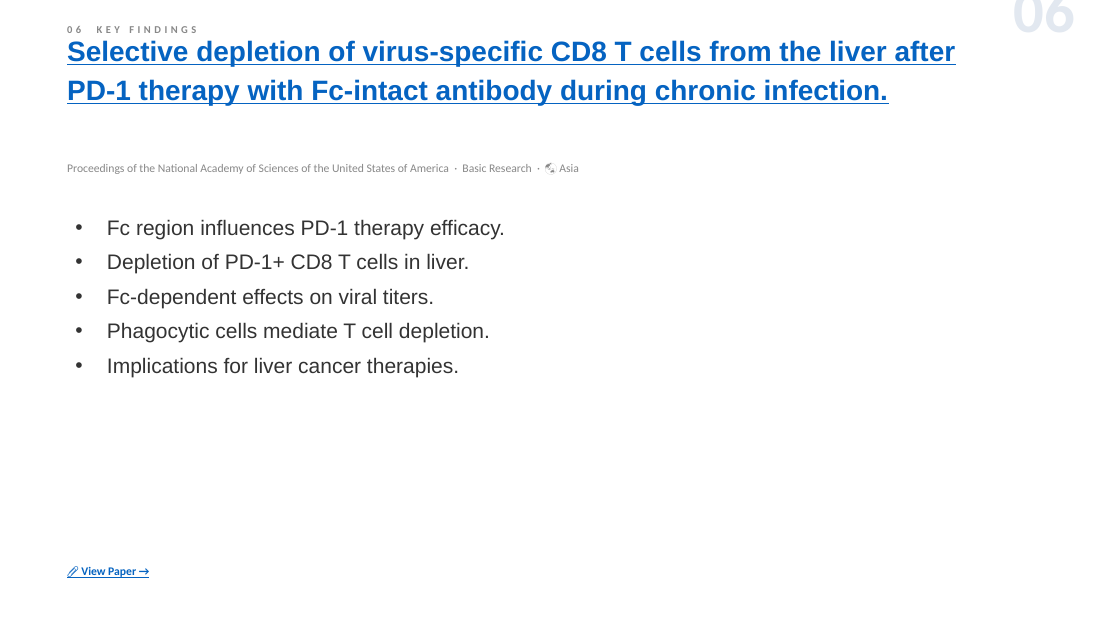
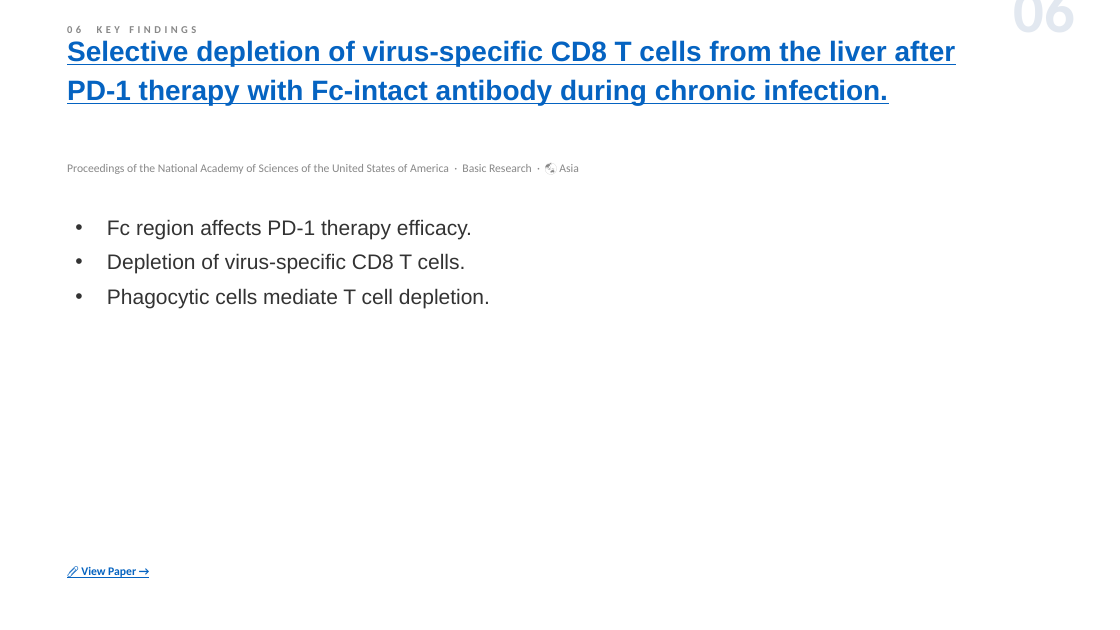
Before and after one commit to jejenhu-maker/hcc-weekly-digest, a slide deck: slide 8 of docs/digest-en.pptx. Drawn at 1120x630 pixels with LibreOffice and Linux fonts; fonts in the diff are those of the drawing. Boxes give left, top, right and bottom in pixels: in the first picture for what was removed or moved away, otherwise in the second. Text is boxed around its words. In the diff, an @@ line names an element or a change of style, - is before the commit and + after.

```diff
--- a/docs/digest-en.pptx
+++ b/docs/digest-en.pptx
@@ text at (x1=107, y1=219, x2=472, y2=274): text changed @@
-• Fc region influences PD-1 therapy efficacy.
-• Depletion of PD-1+ CD8 T cells in liver.
-• Fc-dependent effects on viral titers.
+• Fc region affects PD-1 therapy efficacy.
+• Depletion of virus-specific CD8 T cells.
@@ text at (x1=107, y1=357, x2=459, y2=377): paragraph removed @@
-• Implications for liver cancer therapies.
```
Also in this commit, not shown: 10 other slides changed, 1 slide added, 4 other files.
